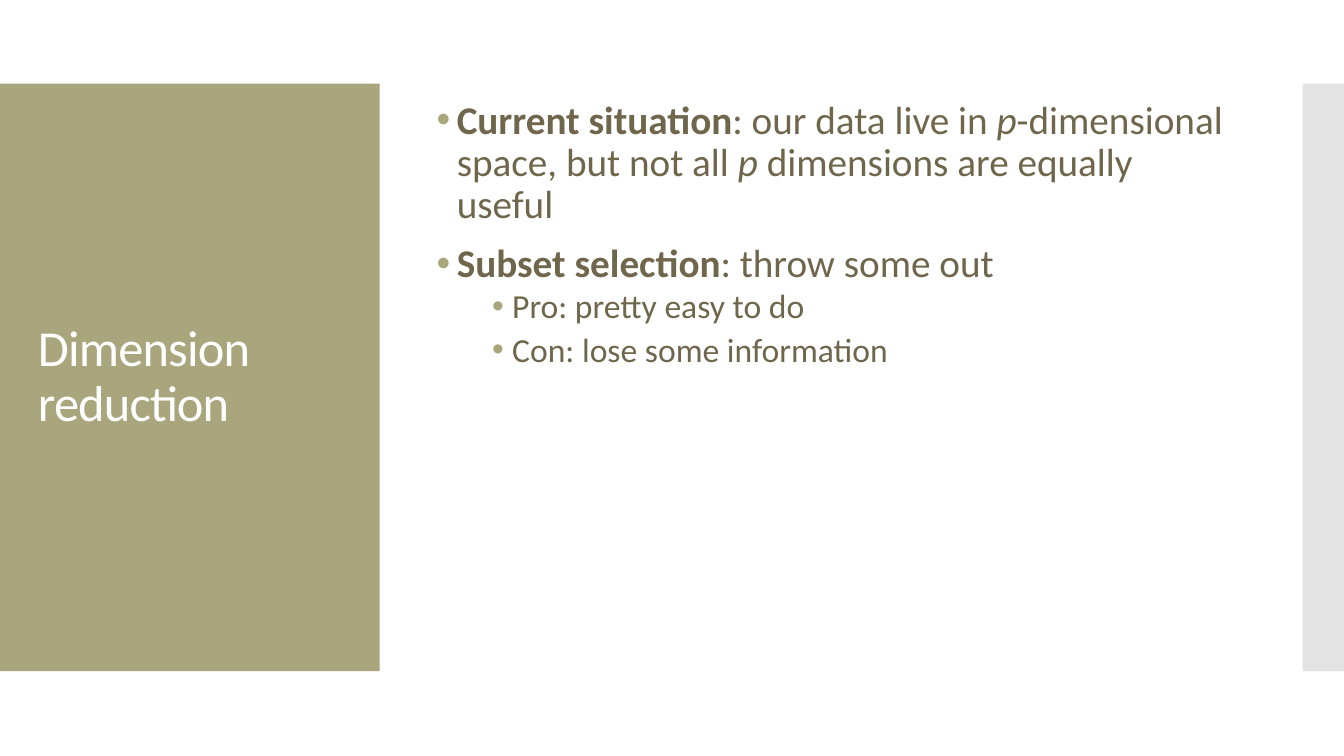
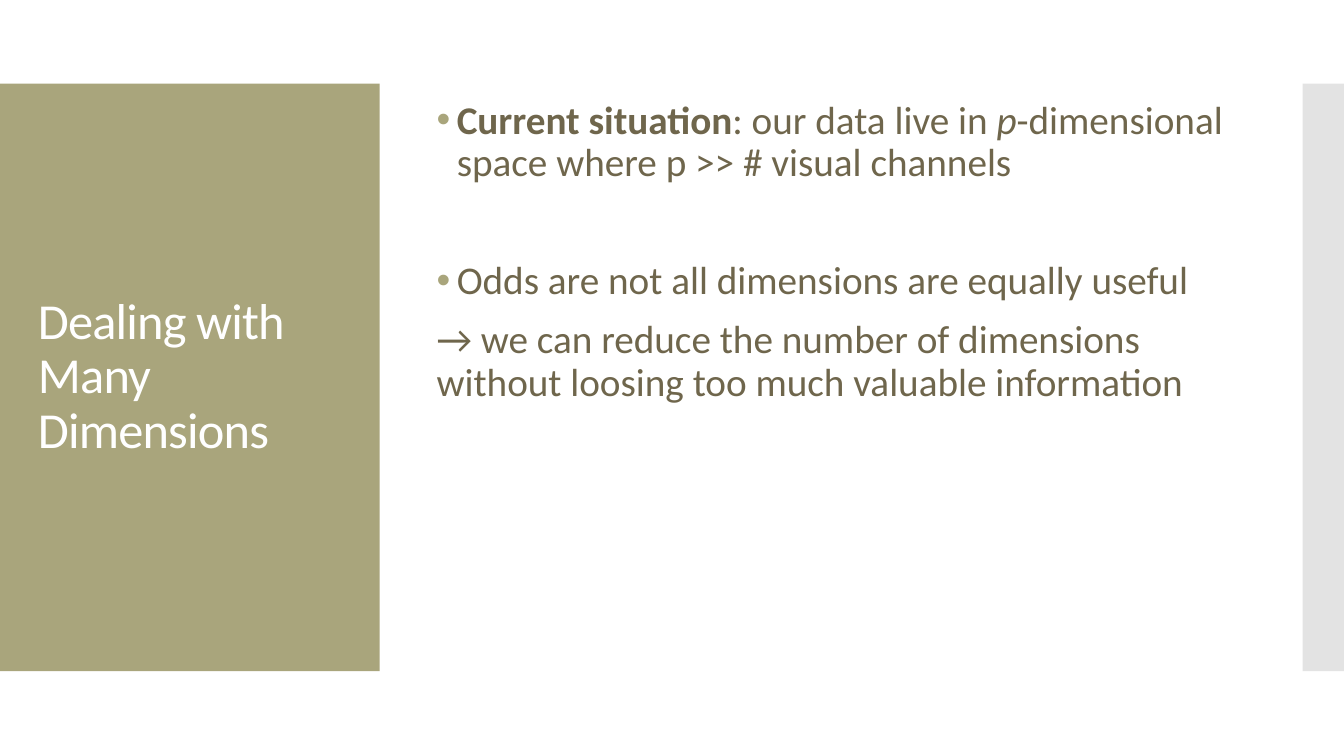
Before and after one commit to amosca01/SDS-CS235, a slide deck: slide 10 of slides/13-big-data.pptx (slide 9 before the commit). Drawn at 1344x756 pixels with LibreOffice and Linux fonts; fonts in the diff are those of the drawing. Boxes give left, top, right and bottom in pixels: in the first picture for what was removed or moved away, otherwise in the second. Text is boxed around its words. In the diff, an @@ line names an element or a change of style, - is before the commit and + after.

```diff
--- a/slides/13-big-data.pptx
+++ b/slides/13-big-data.pptx
@@ text at [437, 106, 1223, 403]: text changed @@
-• Current situation: our data live in p-dimensional space, but not all p dimensions are equally useful
-• Subset selection: throw some out
-  • Pro: pretty easy to do
-  • Con: lose some information
+• Current situation: our data live in p-dimensional space where p >> # visual channels
+• Odds are not all dimensions are equally useful
+→ we can reduce the number of dimensions without loosing too much valuable information
@@ title at [38, 304, 284, 449]: text changed @@
-Dimension reduction
+Dealing with Many Dimensions
```
Also in this commit, not shown: 12 other slides changed, 17 slides added, 15 slides removed, 5 other files.
